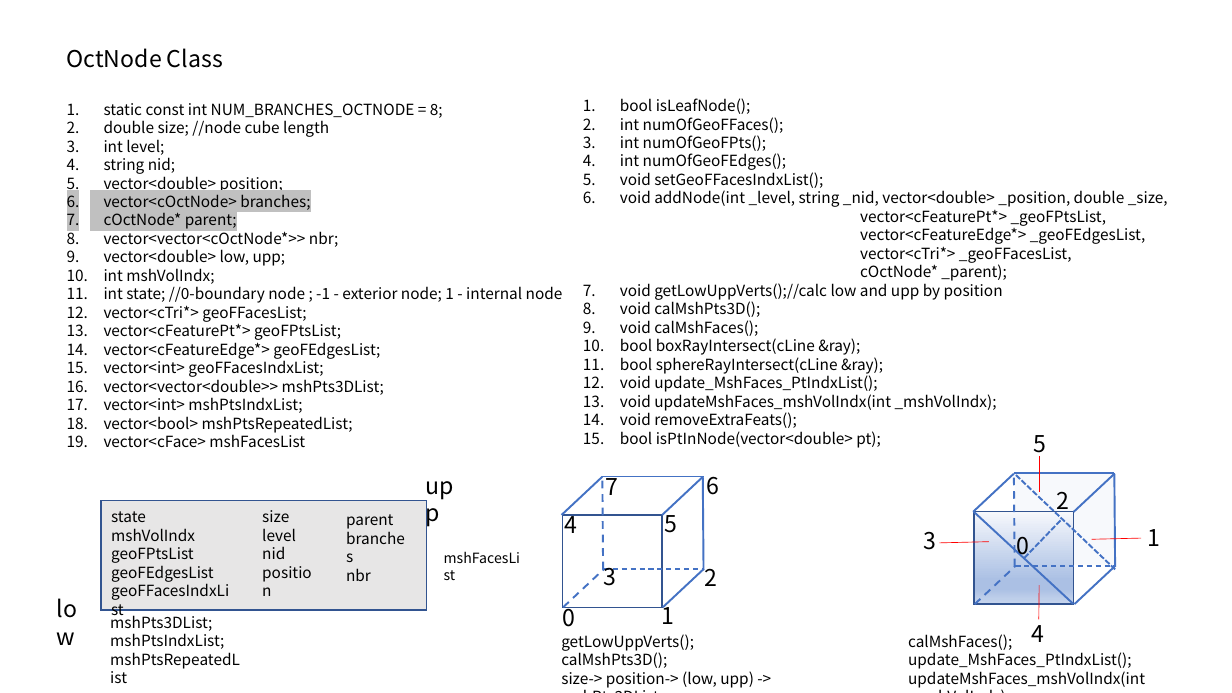
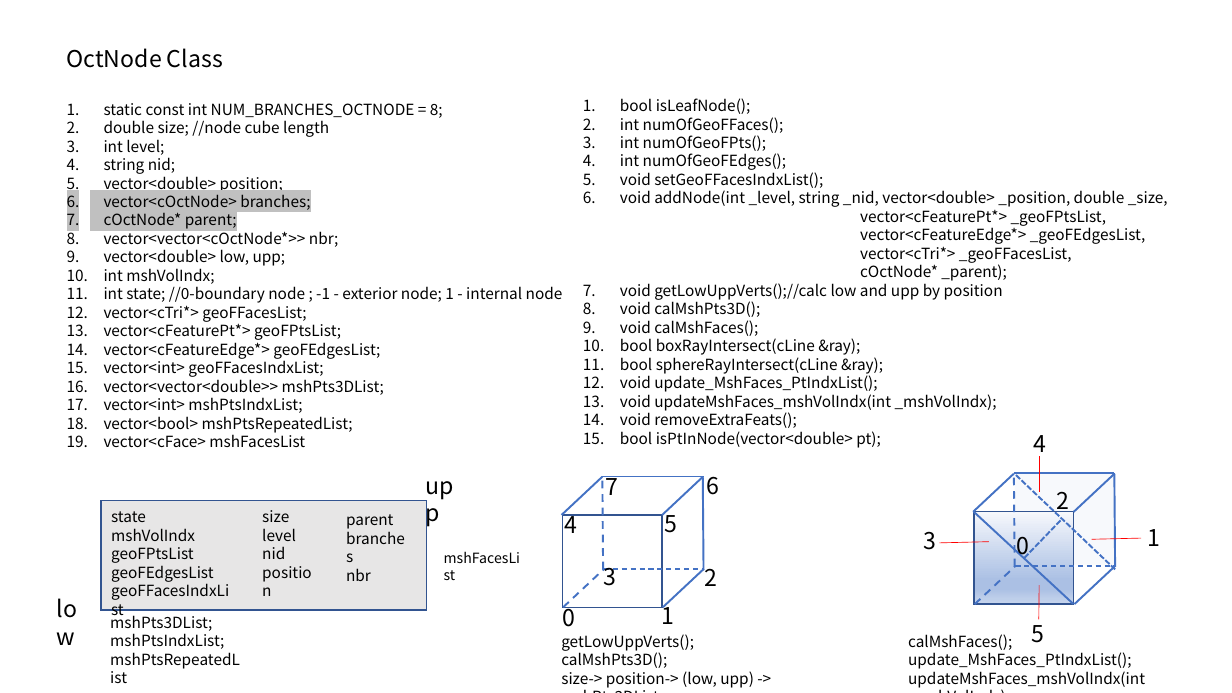
Before and after one commit to John-xin/CPP_Octree, a slide deck: slide 7 of etc/Octree_Machanism.pptx. Drawn at 1232x693 pixels with LibreOffice and Linux fonts; fonts in the diff are those of the drawing. Boxes give left, top, right and bottom in pixels: in the first picture for what was removed or moved away, otherwise in the second. Text is boxed around its words. In the diff, an @@ line names an element or a change of style, - is before the commit and + after.

```diff
--- a/etc/Octree_Machanism.pptx
+++ b/etc/Octree_Machanism.pptx
@@ text at (x1=1033, y1=435, x2=1046, y2=458): text changed @@
-5
+4
@@ text at (x1=1032, y1=618, x2=1045, y2=643): text changed @@
-4
+5
```
Also in this commit, not shown: 1 other slide changed, 50 other files.
